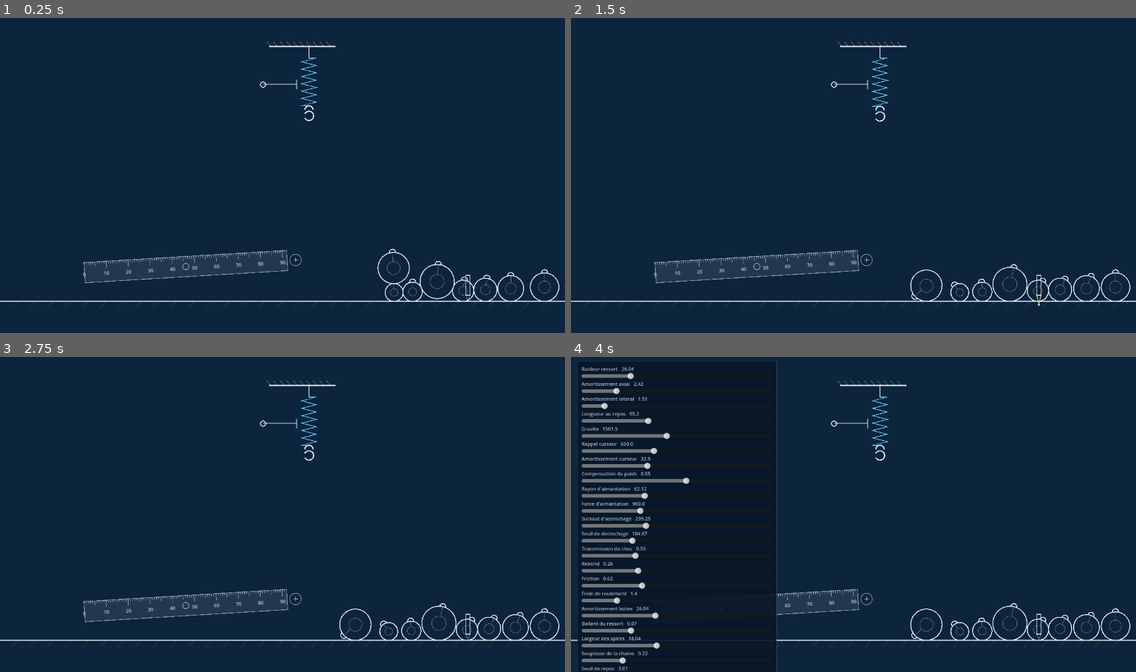
Above: before the commit, frames 1-4 (two rows, left to right).
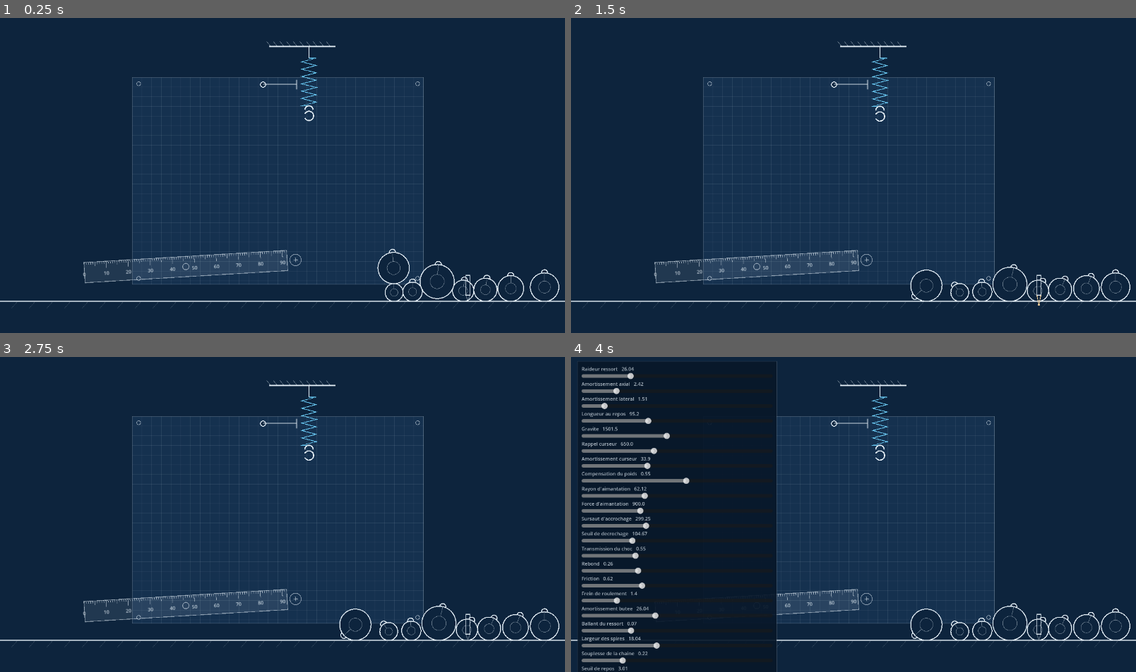
Above: after the commit, the same moments.

Repository: poloelo/Engineer-Game
Game: Godot game, scene res://atelier.tscn
Two runs of this game, one before a commit and one after it. Both use one fixed random seed, a clock stepped at 60 frames per second and the inputs below.
Inputs (mouse positions are in pixels of both pictures, inside the frame that each line leads up to):
- Up to frame 1 (0.25 s): no input
- Up to frame 2 (1.5 s): tap Enter at 0.5 s; move the mouse to (977, 159) at 0.52 s; tap Space at 0.6, 0.77, 1.07 s; click (977, 159) at 0.67 s; move the mouse to (740, 191) at 1.27 s; tap R at 1.35 s; click (740, 191) at 1.42 s
- Up to frame 3 (2.75 s): tap Space at 1.52, 1.55, 1.82, 2, 2.3 s; move the mouse to (339, 445) at 2.02 s; tap F at 2.1 s; click (339, 445) at 2.17 s
- Up to frame 4 (4 s): tap Enter at 2.75 s; move the mouse to (825, 577) at 2.77 s; tap P at 2.85 s; click (825, 577) at 2.92 s; tap Space at 3.02, 3.05, 3.32, 3.5, 3.77, 3.8 s; move the mouse to (1023, 561) at 3.52 s; tap Tab at 3.6 s; click (1023, 561) at 3.67 s

The runs differ from the first frame. In frame 1, 3.6% of the frame differs, in the area x 23-75%, y 18-85%; in frame 2, 3.6%; in frame 3, 3.6%; in frame 4, 2.7%.

Commit message:
Corrige l'ordre de dessin qui masquait la feuille
Le fond etait peint dans le _draw de l'ecran lui-meme. Un enfant en
z_index negatif passant derriere le dessin de son parent, la feuille
etait bien dessinee mais entierement recouverte. Le fond devient un
noeud a part, et la feuille se glisse entre lui et le ressort.

Le papier passe d'un voile a 5 % d'alpha a un panneau opaque plus clair
que le fond : a l'ancienne valeur il etait litteralement invisible meme
sans le probleme d'ordre.

Retire le script de capture temporaire.

Co-Authored-By: Claude Opus 5 <noreply@anthropic.com>
Claude-Session: https://claude.ai/code/session_01YLREpM5J3nwGr2Gphb4Ypn

Diff:
--- a/proto_feel/_capture.gd
+++ /dev/null
@@ -1,99 +0,0 @@
-extends SceneTree
-
-var _lance: bool = false
-var _atelier: Node2D = null
-
-
-func _process(_d: float) -> bool:
-	if not _lance:
-		_lance = true
-		_jouer()
-	return false
-
-
-func _clic(presse: bool) -> void:
-	var e: InputEventMouseButton = InputEventMouseButton.new()
-	e.button_index = MOUSE_BUTTON_LEFT
-	e.pressed = presse
-	e.position = root.get_mouse_position()
-	Input.parse_input_event(e)
-
-
-func _touche(code: Key) -> void:
-	var e: InputEventKey = InputEventKey.new()
-	e.keycode = code
-	e.pressed = true
-	Input.parse_input_event(e)
-
-
-func _frames(n: int) -> void:
-	for i: int in n:
-		await process_frame
-
-
-func _glisser(de: Vector2, vers: Vector2, pas: int) -> void:
-	Input.warp_mouse(de)
-	await _frames(2)
-	_clic(true)
-	for i: int in pas:
-		Input.warp_mouse(de.lerp(vers, float(i + 1) / float(pas)))
-		await process_frame
-	await _frames(6)
-	_clic(false)
-	await _frames(2)
-
-
-func _photo(nom: String) -> void:
-	await RenderingServer.frame_post_draw
-	root.get_texture().get_image().save_png("user://%s.png" % nom)
-
-
-func _masse_libre(rang: int) -> RigidBody2D:
-	var libres: Array = _atelier.get("_libres")
-	var triees: Array = libres.duplicate()
-	triees.sort_custom(func(a: RigidBody2D, b: RigidBody2D) -> bool: return a.mass < b.mass)
-	return triees[mini(rang, triees.size() - 1)]
-
-
-func _accrocher(rang: int) -> void:
-	var masse: RigidBody2D = _masse_libre(rang)
-	var arrivee: Vector2 = _atelier.call("_point_libre") + Vector2(0.0, float(masse.get("rayon")))
-	await _glisser(masse.global_position, arrivee, 16)
-	await _frames(38)
-
-
-func _jouer() -> void:
-	_atelier = (load("res://atelier.tscn") as PackedScene).instantiate()
-	root.add_child(_atelier)
-	await _frames(40)
-	print("etape: scene montee")
-
-	var stylo: Node2D = _atelier.get("_stylo")
-	var chaine: Array = _atelier.get("_chaine")
-	var crochet: RigidBody2D = chaine[0]
-
-	# Clipser le stylo sur le crochet, puis baisser la pointe.
-	await _glisser(stylo.global_position, crochet.global_position + Vector2(26.0, 0.0), 14)
-	await _frames(5)
-	_touche(KEY_SPACE)
-	await _frames(5)
-	print("etape: stylo clipse")
-
-	# Trois masses, en decalant la feuille entre chaque : le nuage de points.
-	var feuille: Node2D = _atelier.get("_feuille")
-	for rang: int in 2:
-		await _accrocher(rang)
-		var depart: Vector2 = feuille.global_position + Vector2(70.0, 40.0)
-		await _glisser(depart, depart + Vector2(-95.0, 0.0), 10)
-		await _frames(14)
-		print("etape: masse ", rang)
-	await _photo("f_nuage")
-
-	# Tirer la chaine en biais et lacher : le pendule trace sa trajectoire.
-	var bas: RigidBody2D = (_atelier.get("_chaine") as Array)[-1]
-	await _glisser(bas.global_position, bas.global_position + Vector2(-190.0, 70.0), 14)
-	await _frames(110)
-	await _photo("g_pendule")
-
-	print("captures ok")
-	quit(0)
--- a/proto_feel/atelier.gd
+++ b/proto_feel/atelier.gd
@@ -96,10 +96,20 @@
 
 
 func _construire_instruments() -> void:
-	# La feuille est punaisee derriere le ressort : z negatif, tout passe devant.
+	# Le fond est un noeud a part, et non un draw_rect de cet ecran : un enfant en
+	# z negatif passe DERRIERE le dessin de son parent, donc un fond peint ici
+	# recouvrirait la feuille au lieu de la laisser voir.
+	var fond: ColorRect = ColorRect.new()
+	fond.color = FOND
+	fond.size = Vector2(1280.0, 720.0)
+	fond.z_index = -20
+	fond.mouse_filter = Control.MOUSE_FILTER_IGNORE
+	add_child(fond)
+
+	# La feuille est punaisee derriere le ressort, devant le fond.
 	_feuille = Feuille.new()
 	_feuille.position = Vector2(300.0, 140.0)
-	_feuille.z_index = -1
+	_feuille.z_index = -10
 	add_child(_feuille)
 
 	_regle = Regle.new()
@@ -513,7 +523,6 @@
 
 
 func _draw() -> void:
-	draw_rect(Rect2(Vector2.ZERO, Vector2(1280.0, 720.0)), FOND, true)
 	_dessiner_etabli()
 	_dessiner_potence()
 	_dessiner_ressort()
